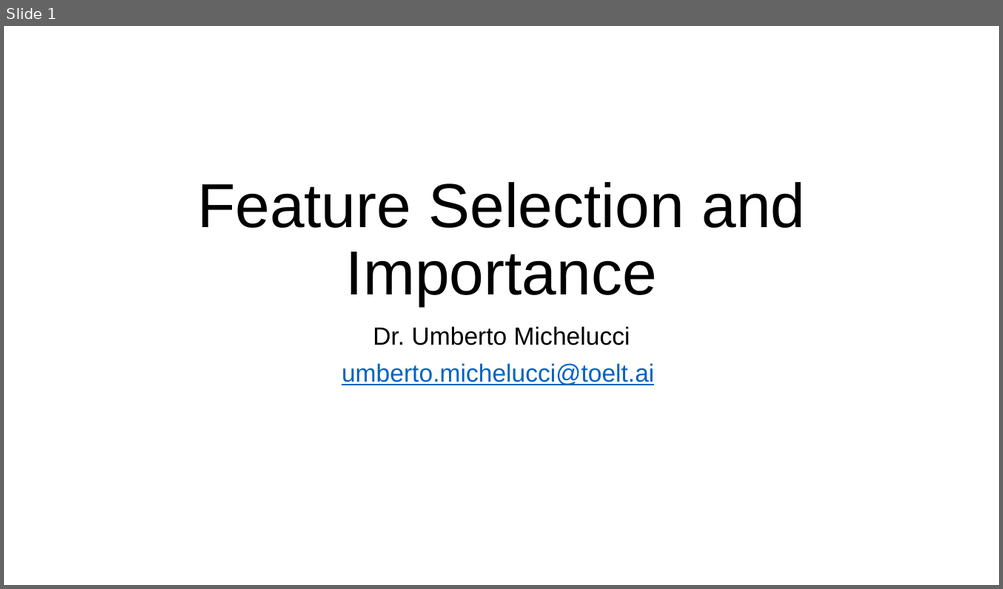
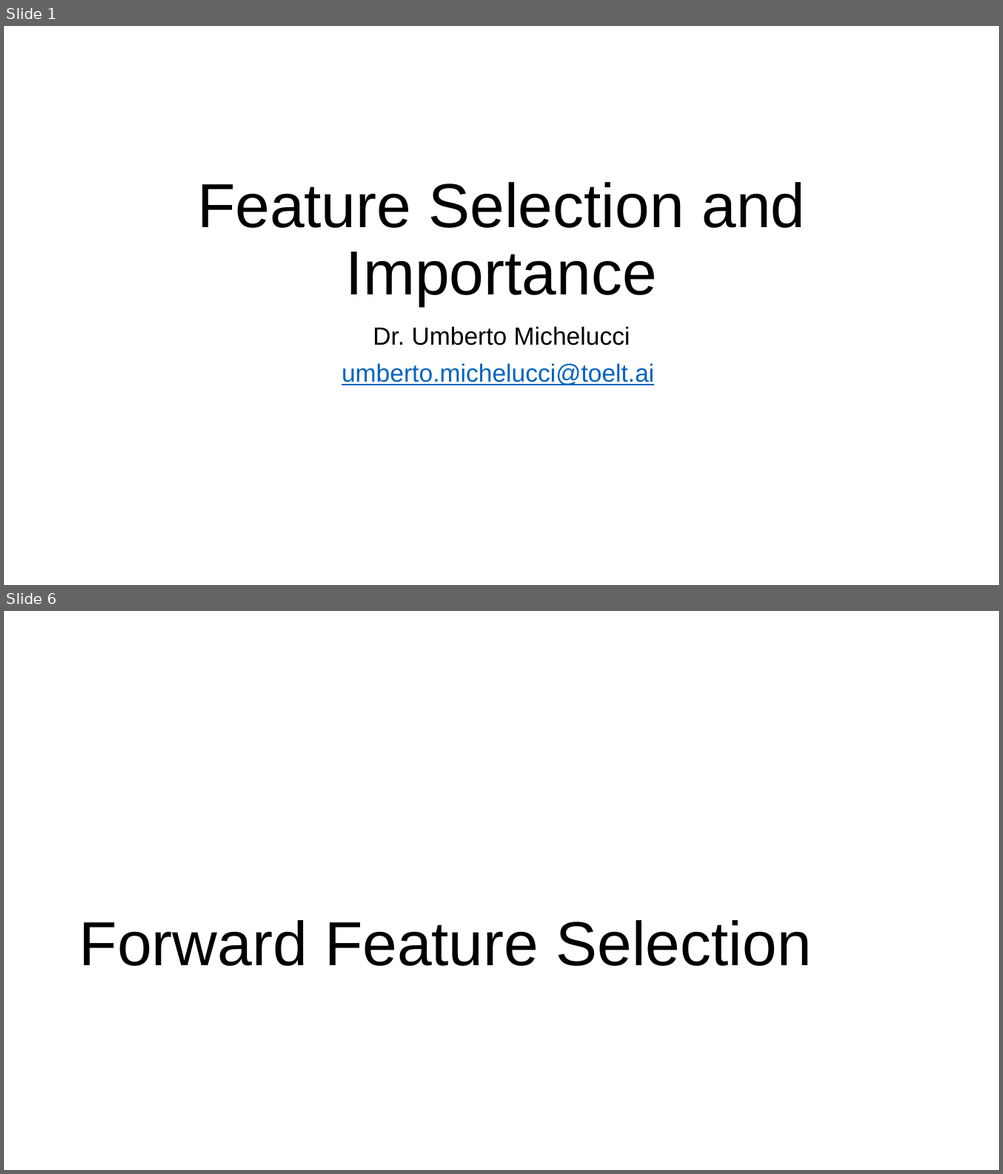
Before and after one commit to toelt-llc/MACHINE-LEARNING-SCHOOL-INAF, a slide deck: DAY4/02 - FEATURE SELECTION/feature_selection_lecture.pptx. Shown one above the other, each under a label of ours: slide 1 before the commit, slides 1 and 6 after it; the slides between them are not shown. The pictures are 1003x589 and 1003x1174 pixels, drawn with LibreOffice and Linux fonts; fonts in the diff are those of the drawing. Boxes give left, top, right and bottom in pixels: in the first picture for what was removed or moved away, otherwise in the second. Text is boxed around its words. In the diff, an @@ line names an element or a change of style, - is before the commit and + after.

```diff
--- a/DAY4/02 - FEATURE SELECTION/feature_selection_lecture.pptx
+++ b/DAY4/02 - FEATURE SELECTION/feature_selection_lecture.pptx
@@ slide 6 added at (4, 611, 999, 1170), background #FFFFFF @@
@@ title added at (79, 920, 811, 966), 60 pt, text #000000 @@
+Forward Feature Selection
```
Also in this commit, not shown: 9 other slides added, 23 other files.
